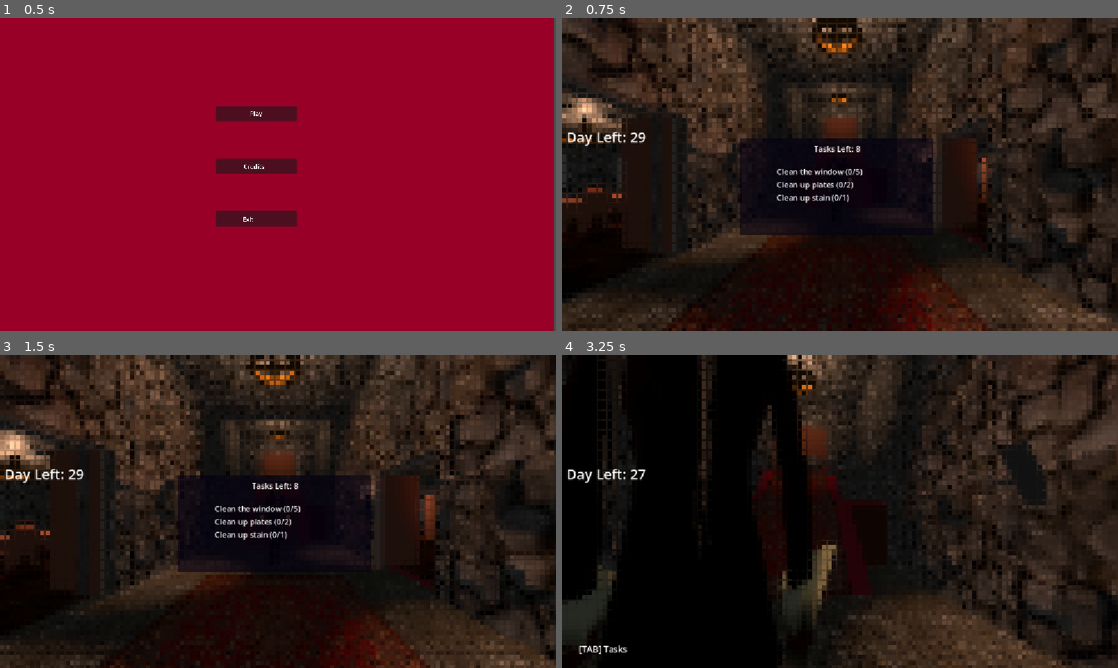
Above: before the commit, frames 1-4 (two rows, left to right).
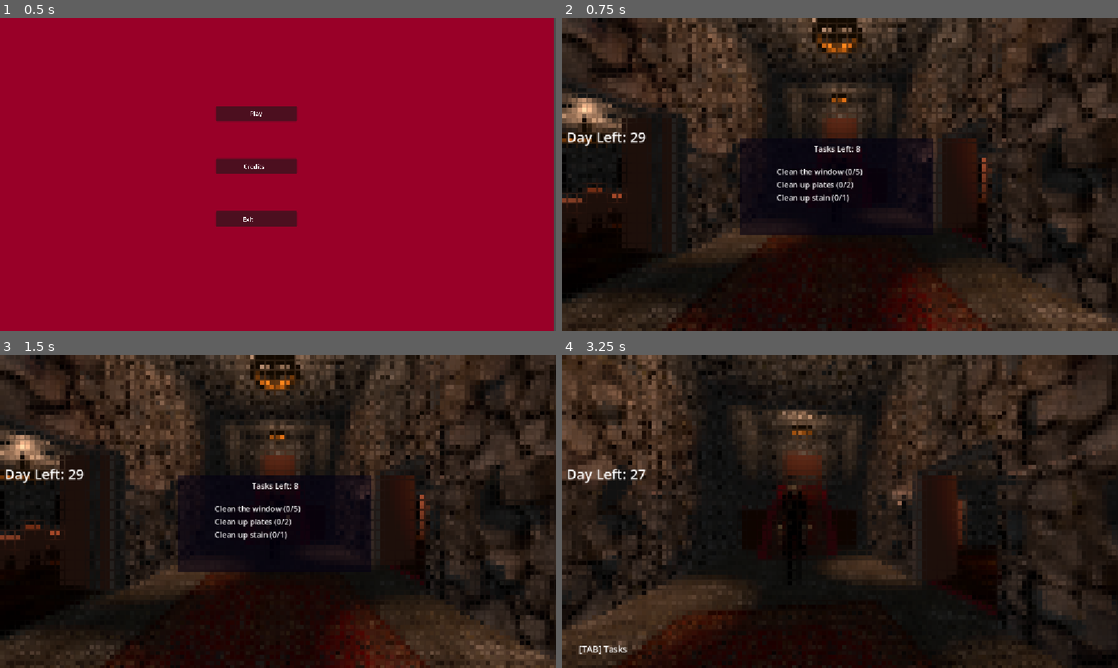
Above: after the commit, the same moments.

Repository: MichaelRRyan/gmtk-2026-countdown
Game: Godot game, scene res://screens/main_menu.tscn
Two runs of this game, one before a commit and one after it. Both use one fixed random seed, a clock stepped at 60 frames per second and the inputs below.
Inputs (mouse positions are in pixels of both pictures, inside the frame that each line leads up to):
- Up to frame 1 (0.5 s): no input
- Up to frame 2 (0.75 s): click "Play" at 0.5 s
- Up to frame 3 (1.5 s): tap Enter at 1.25 s; move the mouse to (305, 511) at 1.27 s; press the mouse at (305, 511) at 1.28 s; hold W (move_forward) from 1.28 s (still down)
- Up to frame 4 (3.25 s): keep holding W (move_forward); tap Space (jump) at 1.52, 2.27 s; move the mouse to (812, 511) at 2.02 s; release the mouse at (812, 511) at 2.03 s; tap Tab (show_tasks) at 2.1 s; move the mouse to (851, 505) at 2.77 s; press the mouse at (851, 505) at 2.78 s

Frame 1 is identical in both runs. In frame 2, 0.2% of the frame differs, in the area x 0-76%, y 43-55%; in frame 3, 16%; in frame 4, 50%, in the area x 0-100%, y 0-100%.

Commit message:
Fixes bug with resetting window state and directional input during freeze time.

Diff:
--- a/Features/Player/player.gd
+++ b/Features/Player/player.gd
@@ -94,6 +94,9 @@
 #-------------------------------------------------------------------------------
 # Apply movement, gravity, and acceleration each physics frame.
 func _process_movement(direction : Vector3, delta: float) -> void:
+	if is_frozen:
+		return
+
 	velocity_desired = direction * move_speed
 
 	# Horizontal components
--- a/Levels/Main/TaskObjects/task_dirty_window.gd
+++ b/Levels/Main/TaskObjects/task_dirty_window.gd
@@ -5,6 +5,9 @@
 @export var color_end: Color
 
 @onready var mesh_instance: MeshInstance3D = $StaticBody3D/MeshInstance3D
+
+func _ready() -> void:
+	_update_color()
 
 func _update_color() -> void:
 	var new_color: Color = lerp(color_start, color_end, interact_level_current)
